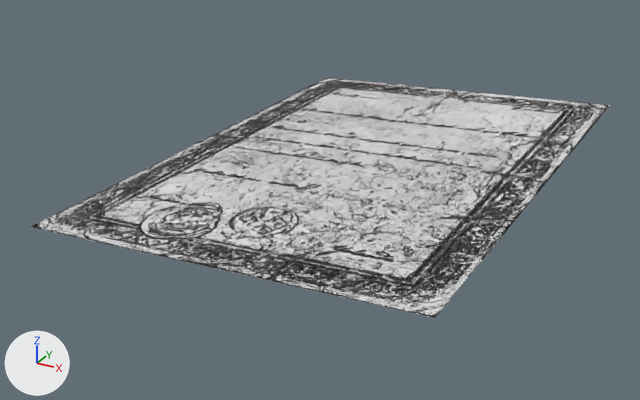
Renders of the FBX model Assets/AssetsDescargados/Assets_IntroScene/CartaAbuelo/carta antigua.fbx from each side of a commit.
One viewpoint serves both versions: a 50 mm camera at (23.366, -0.413, 0.175) aimed at (23.15, -0.02, -0.022). Every picture has the same lights, and +X, +Y and +Z are marked at lower left. The first picture is the older version. Vertices at exactly the same position are counted once.

In view in the first picture: 'Paper_A'.
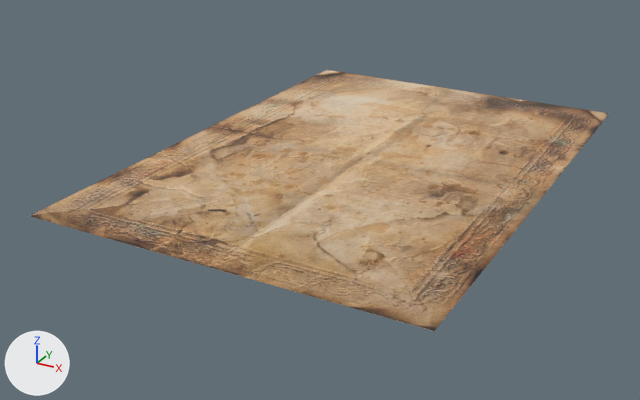
Scene script edits in JSON lines:
```json
{"op": "add", "block": "img_carta_vieja_back_jpeg", "code": ["img_carta_vieja_back_jpeg = load_image('carta vieja back.jpeg', '_unpacked/carta_vieja_back.jpeg', 613, 879, 'sRGB')"]}
{"op": "remove", "block": "mat_paper", "code": "mat_paper.base_color = (0.8, 0.8, 0.8)  # white #e7e7e7"}
{"op": "add", "block": "mat_paper", "code": "mat_paper.texture = img_carta_vieja_back_jpeg"}
{"block": "me_cube_004", "where": "me_cube_004.from_pydata(...)  # 56 vertices, 54 faces; spans x -0.102..0.102, y -0.147..0.147, z 0.0"}
{"block": "me_cube_004", "where": "# used by ob_paper_a; location = (23.166, 0.0, 0.0); rotation_euler = (0.0, -0.0478, 0.0), in degrees (0, -2.7, 0)"}
{"block": "me_cube_004", "change": "me_cube_004 part 1: texture (UV) coordinates of 18 of 54 faces, centred in x -0.083..0.083, y -0.122..0.122, z 0.0, changed; they spanned u 0.5..1.0, v 0.0..0.72 and now span u 0.0..1.0, v 0.0..1.0"}
{"op": "set", "path": "ob_paper_a.rotation_euler", "old": "(0.0, -0.0478, 0.0)", "new": "(0.0, -3.134, 0.0)", "note": "degrees (0, -2.7, 0) -> degrees (0, -180, 0)"}
```

Location of each change, [x1, y1, x2, y2] in pixels of the pictures (640 x 400 px):
```json
{"object": "Paper_A", "change": "surface changed, turned", "before": [31, 77, 610, 318], "after": [30, 70, 610, 331]}
{"part": 1, "of": "me_cube_004", "change": "surface changed", "after": [30, 70, 610, 331], "on screen": "beige"}
```
